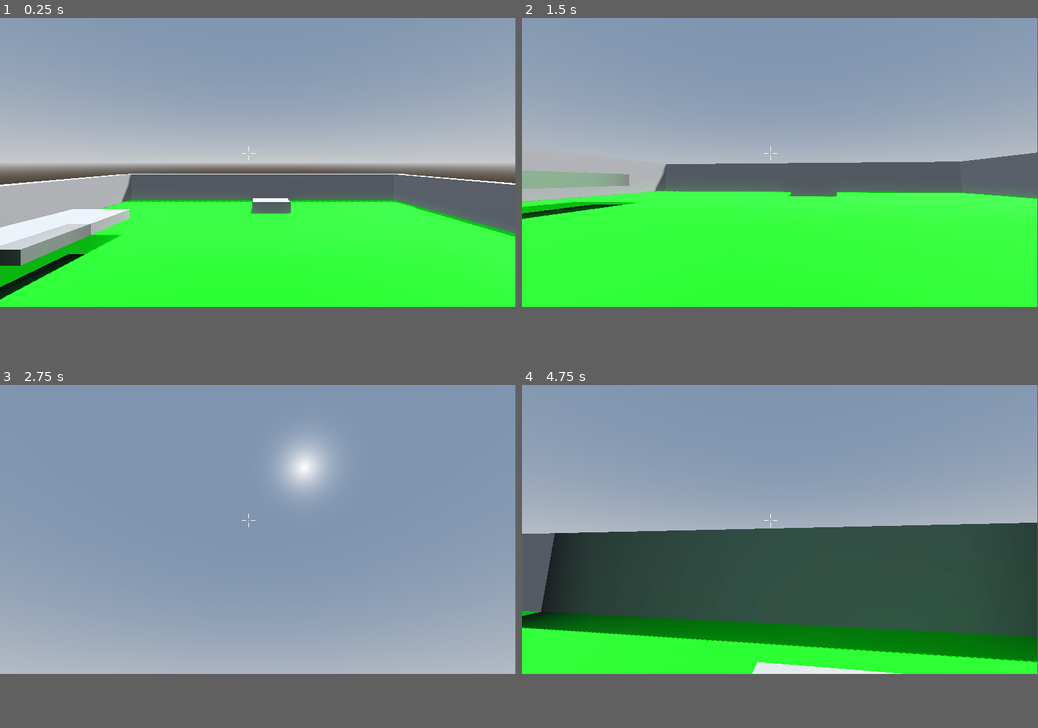
Above: before the commit, frames 1-4 (two rows, left to right).
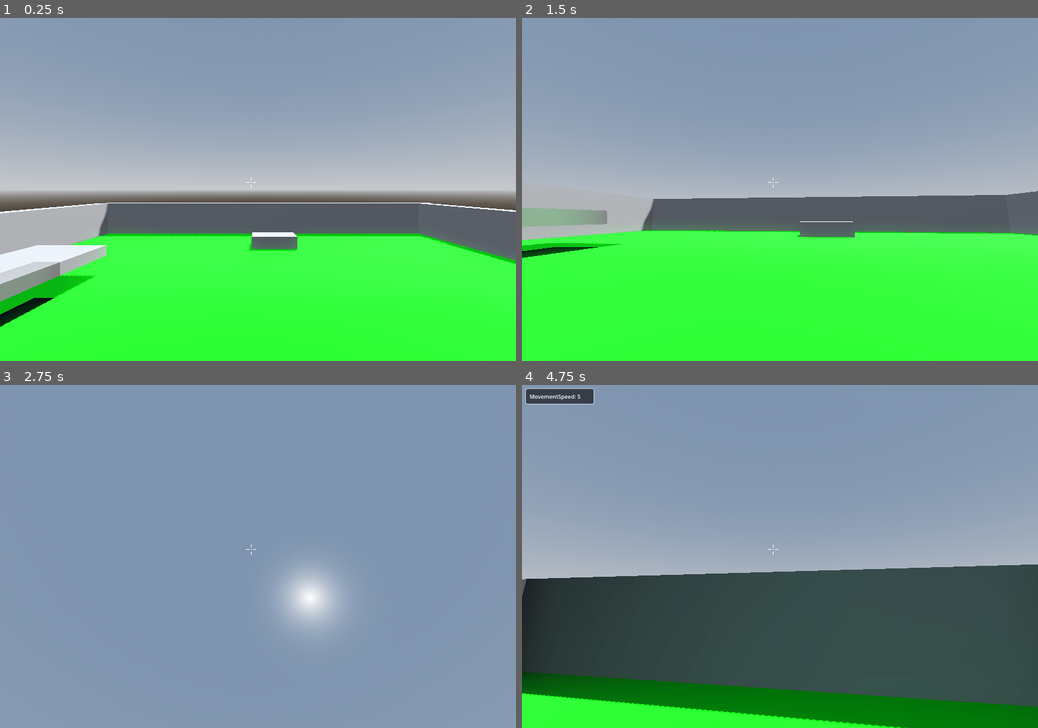
Above: after the commit, the same moments.

Repository: jd-58/FPS-game
Game: Godot game, scene res://Scenes.tscn
The game is run twice, just before and just after one commit, with the same random seed, the same clock (stepped at 60 frames per second) and the same inputs.
Inputs (mouse positions are in pixels of both pictures, inside the frame that each line leads up to):
- Up to frame 1 (0.25 s): no input
- Up to frame 2 (1.5 s): move the mouse to (805, 162) at 0.52 s; hold C (Crouch) 0.53-1.28 s; hold W (Forward) from 0.53 s (still down); tap Space (Jump) at 0.77 s; move the mouse to (754, 162) at 1.27 s; tap C (Crouch) at 1.35 s
- Up to frame 3 (2.75 s): keep holding W (Forward); tap Space (Jump) at 1.52 s; move the mouse to (268, 525) at 2.02 s; hold C (Crouch) from 2.03 s (still down)
- Up to frame 4 (4.75 s): keep holding W (Forward); move the mouse to (774, 532) at 2.77 s; release C (Crouch) at 2.78 s; tap C (Crouch) at 2.85, 4.35 s; tap Space (Jump) at 3.02, 3.77, 4.52 s; move the mouse to (816, 532) at 3.52 s; hold C (Crouch) 3.53-4.28 s; tap ` (Debug, bound only after the commit) at 4.15 s; move the mouse to (738, 525) at 4.27 s
In our replay, the window is 799x449 before the commit and 800x533 after it. These sizes can differ from the game's own. Grey fills any space a smaller window leaves; there, only what the larger window draws over its background counts as a difference.

The runs differ from the first frame. In frame 1, 23% of the frame differs, in the area x 0-100%, y 0-91%; in frame 2, 20%; in frame 3, 17%; in frame 4, 41%, in the area x 0-100%, y 0-100%.

Commit message:
Added global debug menu
Made debug menu a global singleton

Diff:
--- a/Controllers/player_controller.gd
+++ b/Controllers/player_controller.gd
@@ -77,6 +77,10 @@
 		tilt_input = -event.relative.y * MOUSE_SENSITIVITY
 
 func _physics_process(delta: float) -> void:
+
+	# Add movement speed to debug panel
+	Global.debug.add_property("MovementSpeed",speed,1)
+
 	# Add the gravity.
 	if not is_on_floor():
 		velocity += get_gravity() * delta
--- a/Controllers/player_controller.tscn
+++ b/Controllers/player_controller.tscn
@@ -1,7 +1,9 @@
-[gd_scene load_steps=9 format=3 uid="uid://b2udckml7q2tb"]
+[gd_scene load_steps=11 format=3 uid="uid://b2udckml7q2tb"]
 
 [ext_resource type="Script" path="res://Controllers/player_controller.gd" id="1_dyrp6"]
 [ext_resource type="Script" path="res://Scripts/reticle.gd" id="2_3ogwa"]
+[ext_resource type="Theme" uid="uid://cqjowbtpde8ix" path="res://UI/Themes/debug_theme.tres" id="3_xgo2b"]
+[ext_resource type="Script" path="res://Scripts/debug.gd" id="4_8ctvt"]
 
 [sub_resource type="CapsuleShape3D" id="CapsuleShape3D_umppa"]
 
@@ -156,6 +158,22 @@
 points = PackedVector2Array(-5, 0, -15, 0)
 width = 2.0
 
+[node name="DebugPanel" type="PanelContainer" parent="UserInterface"]
+custom_minimum_size = Vector2(200, 0)
+layout_mode = 0
+offset_left = 10.0
+offset_top = 10.0
+offset_right = 210.0
+offset_bottom = 50.0
+theme = ExtResource("3_xgo2b")
+script = ExtResource("4_8ctvt")
+
+[node name="MarginContainer" type="MarginContainer" parent="UserInterface/DebugPanel"]
+layout_mode = 2
+
+[node name="VBoxContainer" type="VBoxContainer" parent="UserInterface/DebugPanel/MarginContainer"]
+layout_mode = 2
+
 [node name="AnimationPlayer" type="AnimationPlayer" parent="."]
 libraries = {
 "": SubResource("AnimationLibrary_wo6ts")
--- /dev/null
+++ b/Scripts/debug.gd
@@ -0,0 +1,46 @@
+extends PanelContainer
+
+@onready var property_container = $MarginContainer/VBoxContainer
+
+
+var frames_per_second : String
+
+# Called when the node enters the scene tree for the first time.
+func _ready() -> void:
+
+	# Set global reference to self in Global Singleton
+	Global.debug = self
+
+	#Hide debug panel on load
+	visible = false
+
+
+
+
+func _input(event):
+	# Toggle debug panel
+	if event.is_action_pressed('Debug'):
+		visible = !visible
+
+
+# Called every frame. 'delta' is the elapsed time since the previous frame.
+func _process(delta: float) -> void:
+
+	if visible:
+		# Use delta time to get approx FPS and round to 2 decimal places !Disable
+		# VSync if FPS is stuck at monitor refresh rate!
+		frames_per_second = "%.2f" % (1.0/delta) # get FPS every frame
+
+
+
+func add_property(title: String, value, order):
+	var target
+	target = property_container.find_child(title,true,false) # Try to find label node with same name
+	if !target: # If there is no current label node for property (i.e. initial load)
+		target = Label.new() # Create new label node
+		property_container.add_child(target) # Add new node as child to VBox container
+		target.name = title
+		target.text = target.name + ": " + str(value)
+	elif visible:
+		target.text = title + ": " + str(value) # Update text value
+		property_container.move_child(target,order) # Reorder property based on given order value
--- /dev/null
+++ b/Scripts/global.gd
@@ -0,0 +1,12 @@
+extends Node
+
+var debug # Reference to DebugPanel for debug property assignment
+
+# Called when the node enters the scene tree for the first time.
+func _ready() -> void:
+	pass # Replace with function body.
+
+
+# Called every frame. 'delta' is the elapsed time since the previous frame.
+func _process(delta: float) -> void:
+	pass
--- /dev/null
+++ b/UI/Themes/debug_panel_stylebox_flat.tres
@@ -0,0 +1,13 @@
+[gd_resource type="StyleBoxFlat" format=3 uid="uid://btb3ur1c7bxl4"]
+
+[resource]
+bg_color = Color(0, 0, 0, 0.588235)
+border_width_left = 2
+border_width_top = 2
+border_width_right = 2
+border_width_bottom = 2
+border_color = Color(1, 1, 1, 0.588235)
+corner_radius_top_left = 5
+corner_radius_top_right = 5
+corner_radius_bottom_right = 5
+corner_radius_bottom_left = 5
--- /dev/null
+++ b/UI/Themes/debug_theme.tres
@@ -0,0 +1,10 @@
+[gd_resource type="Theme" load_steps=2 format=3 uid="uid://cqjowbtpde8ix"]
+
+[ext_resource type="StyleBox" uid="uid://btb3ur1c7bxl4" path="res://UI/Themes/debug_panel_stylebox_flat.tres" id="1_jtxfm"]
+
+[resource]
+MarginContainer/constants/margin_bottom = 10
+MarginContainer/constants/margin_left = 10
+MarginContainer/constants/margin_right = 10
+MarginContainer/constants/margin_top = 10
+PanelContainer/styles/panel = ExtResource("1_jtxfm")
--- a/project.godot
+++ b/project.godot
@@ -14,6 +14,16 @@
 run/main_scene="res://Scenes.tscn"
 config/features=PackedStringArray("4.3", "Forward Plus")
 config/icon="res://icon.svg"
+
+[autoload]
+
+Global="*res://Scripts/global.gd"
+
+[display]
+
+window/size/viewport_width=1500
+window/size/viewport_height=1000
+window/vsync/vsync_mode=0
 
 [input]
 
@@ -57,3 +67,8 @@
 "events": [Object(InputEventKey,"resource_local_to_scene":false,"resource_name":"","device":-1,"window_id":0,"alt_press …(191 unchanged characters)…
 ]
 }
+Debug={
+"deadzone": 0.5,
+"events": [Object(InputEventKey,"resource_local_to_scene":false,"resource_name":"","device":-1,"window_id":0,"alt_pressed":false,"shift_pressed":false,"ctrl_pressed":false,"meta_pressed":false,"pressed":false,"keycode":0,"physical_keycode":96,"key_label":0,"unicode":96,"location":0,"echo":false,"script":null)
+]
+}
